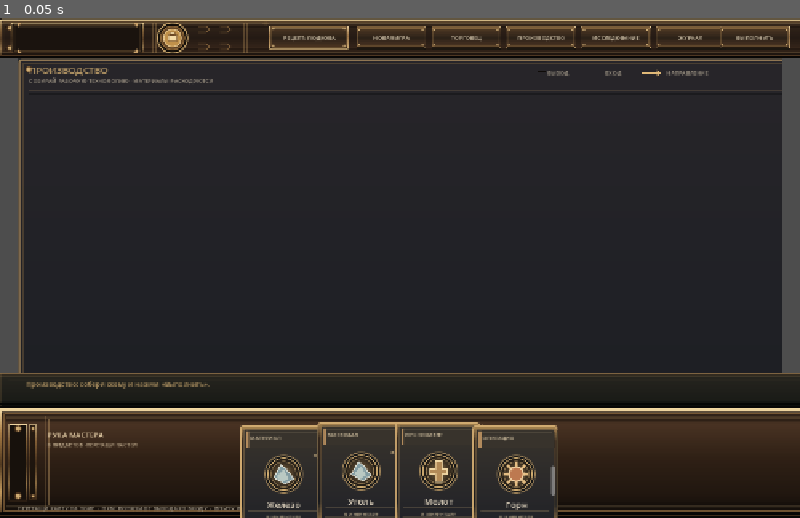
Above: before the commit, frame 1.
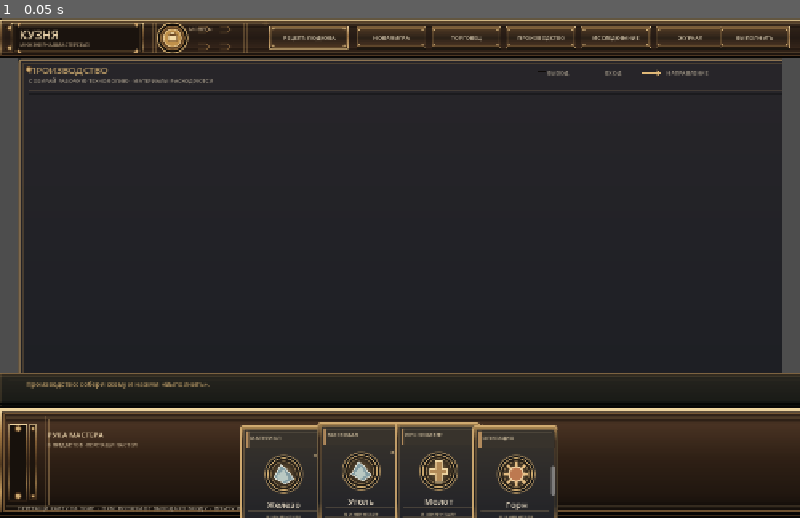
Above: after the commit, the same moment.

Repository: Blyaprint/new-1-bit-kuznya
Game: Godot game, scene res://scenes/board_prototype.tscn
Same seed, same stepped clock (60 frames per second), same inputs: the game is played once before the commit and once after it.
Inputs:
- Up to frame 1 (0.05 s): no input

The runs differ from the first frame. In frame 1, 0.1% of the frame differs, in the area x 2-27%, y 2-6%.

Commit message:
Add title and currency labels as authored HUD scene nodes

Diff:
--- a/scenes/board_prototype.tscn
+++ b/scenes/board_prototype.tscn
@@ -300,3 +300,42 @@
 text = "НАПРАВЛЕНИЕ"
 vertical_alignment = 1
 mouse_filter = 2
+
+[node name="BrandTitle" type="Label" parent="."]
+offset_left = 31.0
+offset_top = 13.0
+offset_right = 218.0
+offset_bottom = 34.0
+theme_override_colors/font_color = Color(0.94, 0.85, 0.69, 1)
+theme_override_font_sizes/font_size = 19
+text = "КУЗНЯ"
+mouse_filter = 2
+
+[node name="BrandSubtitle" type="Label" parent="."]
+offset_left = 32.0
+offset_top = 37.0
+offset_right = 218.0
+offset_bottom = 51.0
+theme_override_colors/font_color = Color(0.72, 0.63, 0.51, 1)
+theme_override_font_sizes/font_size = 8
+text = "ИНЖЕНЕРНАЯ МАСТЕРСКАЯ"
+mouse_filter = 2
+
+[node name="MoneyCaption" type="Label" parent="."]
+offset_left = 302.0
+offset_top = 12.0
+offset_right = 392.0
+offset_bottom = 27.0
+theme_override_colors/font_color = Color(0.74, 0.65, 0.52, 1)
+theme_override_font_sizes/font_size = 8
+text = "МОНЕТЫ"
+mouse_filter = 2
+
+[node name="MoneyValue" type="Label" parent="."]
+offset_left = 302.0
+offset_top = 29.0
+offset_right = 392.0
+offset_bottom = 51.0
+theme_override_colors/font_color = Color(0.94, 0.83, 0.61, 1)
+theme_override_font_sizes/font_size = 16
+mouse_filter = 2
